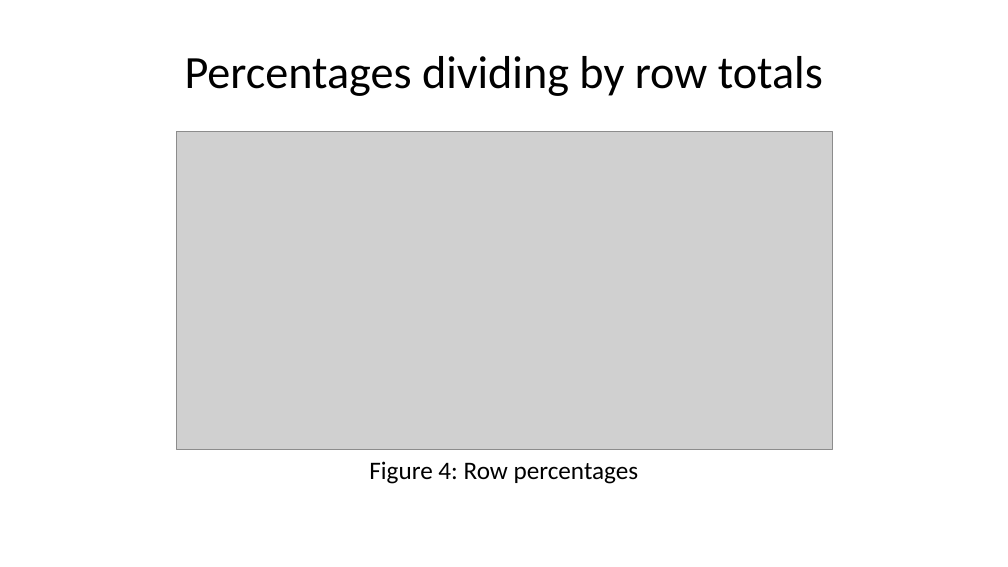
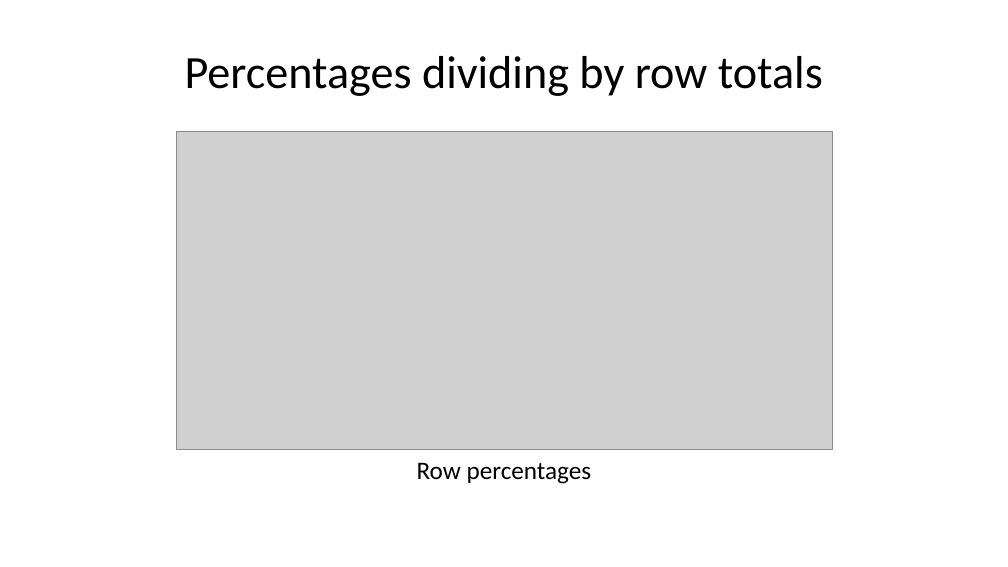
Before and after one commit to pmean/talks, a slide deck: slide 13 of clinical-statistics/day-one.pptx. Drawn at 1008x567 pixels with LibreOffice and Linux fonts; fonts in the diff are those of the drawing; grey boxes stand for pictures. Boxes give left, top, right and bottom in pixels: in the first picture for what was removed or moved away, otherwise in the second. Text is boxed around its words. In the diff, an @@ line names an element or a change of style, - is before the commit and + after.

```diff
--- a/clinical-statistics/day-one.pptx
+++ b/clinical-statistics/day-one.pptx
@@ text at bbox=[417, 462, 592, 484]: text changed @@
-Figure 4: Row percentages
+Row percentages
```
Also in this commit, not shown: 5 other slides changed, 4 slides added, 6 other files.
